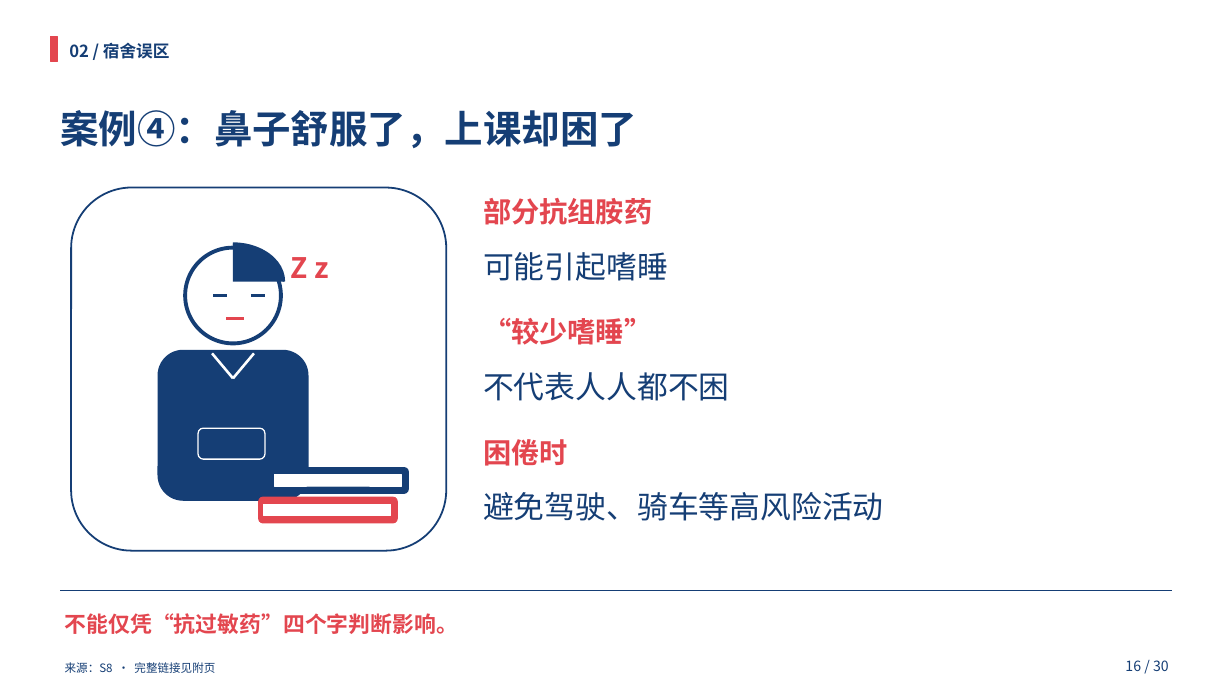
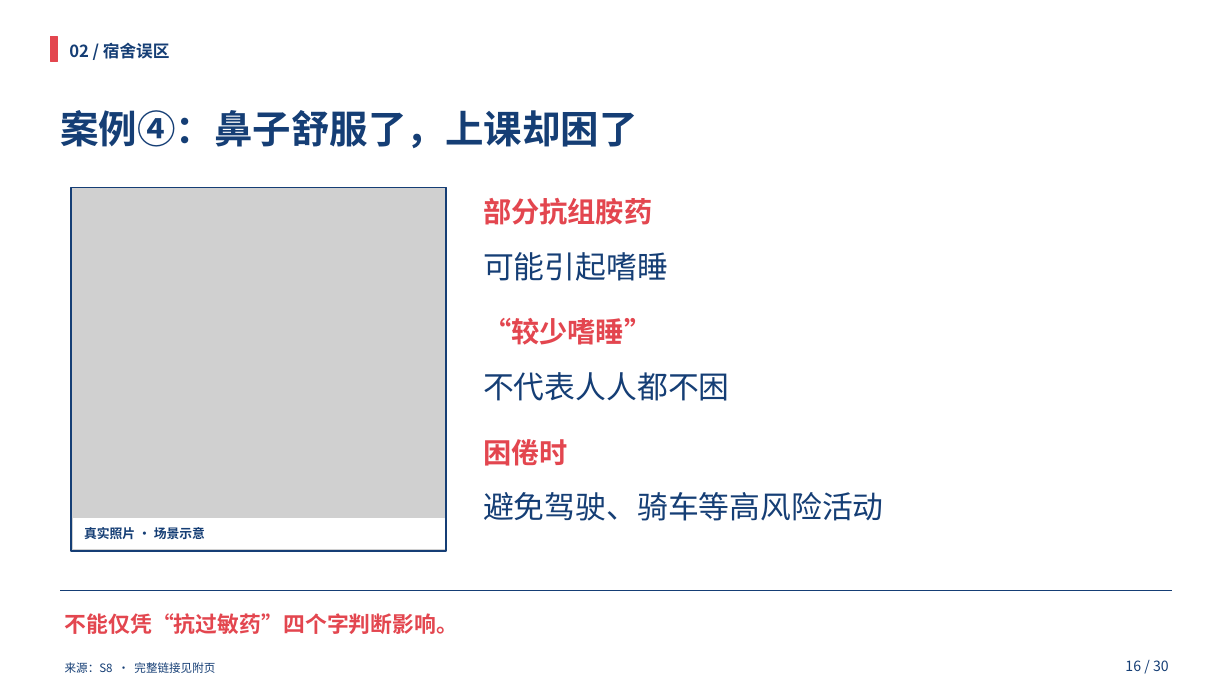
Before and after one commit to HOU-snowyfly/PPTbuilder, a slide deck: slide 16 of 交付文件/合理用药_双人35分钟.pptx. Drawn at 1232x693 pixels with LibreOffice and Linux fonts; fonts in the diff are those of the drawing; grey boxes stand for pictures. Boxes give left, top, right and bottom in pixels: in the first picture for what was removed or moved away, otherwise in the second. Text is boxed around its words. In the diff, an @@ line names an element or a change of style, - is before the commit and + after.

Commit message:
Add licensed real photos to 18 presentation slides and refresh all materials

```diff
--- a/交付文件/合理用药_双人35分钟.pptx
+++ b/交付文件/合理用药_双人35分钟.pptx
@@ rounded rectangle removed at bbox=[71, 188, 446, 551] @@
@@ picture added at bbox=[71, 188, 446, 551] @@
@@ rectangle added at bbox=[71, 188, 446, 551], outline #153E75 1.5 pt @@
@@ arc (boxed as its full ellipse) removed at bbox=[182, 244, 284, 320] @@
@@ ellipse removed at bbox=[185, 248, 281, 344] @@
@@ text removed at bbox=[291, 257, 329, 278] @@
-Z z
@@ line removed from (213, 296) to (227, 296) @@
@@ line removed from (251, 296) to (265, 296) @@
@@ line removed from (226, 319) to (244, 319) @@
@@ rounded rectangle removed at bbox=[158, 350, 308, 500] @@
@@ line removed from (213, 353) to (233, 378) @@
@@ line removed from (254, 353) to (233, 378) @@
@@ rounded rectangle removed at bbox=[198, 428, 264, 458] @@
@@ rounded rectangle removed at bbox=[270, 468, 409, 494] @@
@@ rectangle removed at bbox=[274, 475, 402, 486] @@
@@ rounded rectangle removed at bbox=[259, 497, 397, 523] @@
@@ rectangle: place and size @@
-rectangle at bbox=[263, 505, 391, 516]
+rectangle at bbox=[73, 518, 445, 549]
@@ text added at bbox=[84, 527, 205, 539], 10 pt, text #153E75, bold @@
+真实照片 · 场景示意
```
Also in this commit, not shown: 20 other slides changed, 2 slides added, 23 other files.
